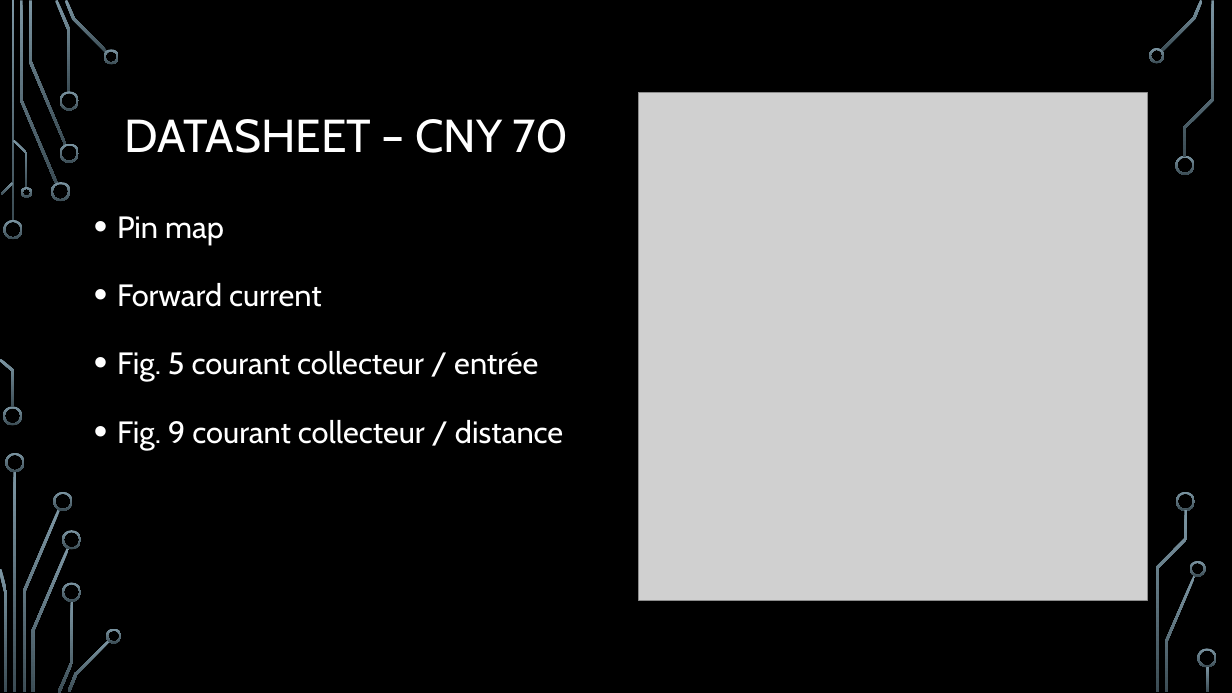
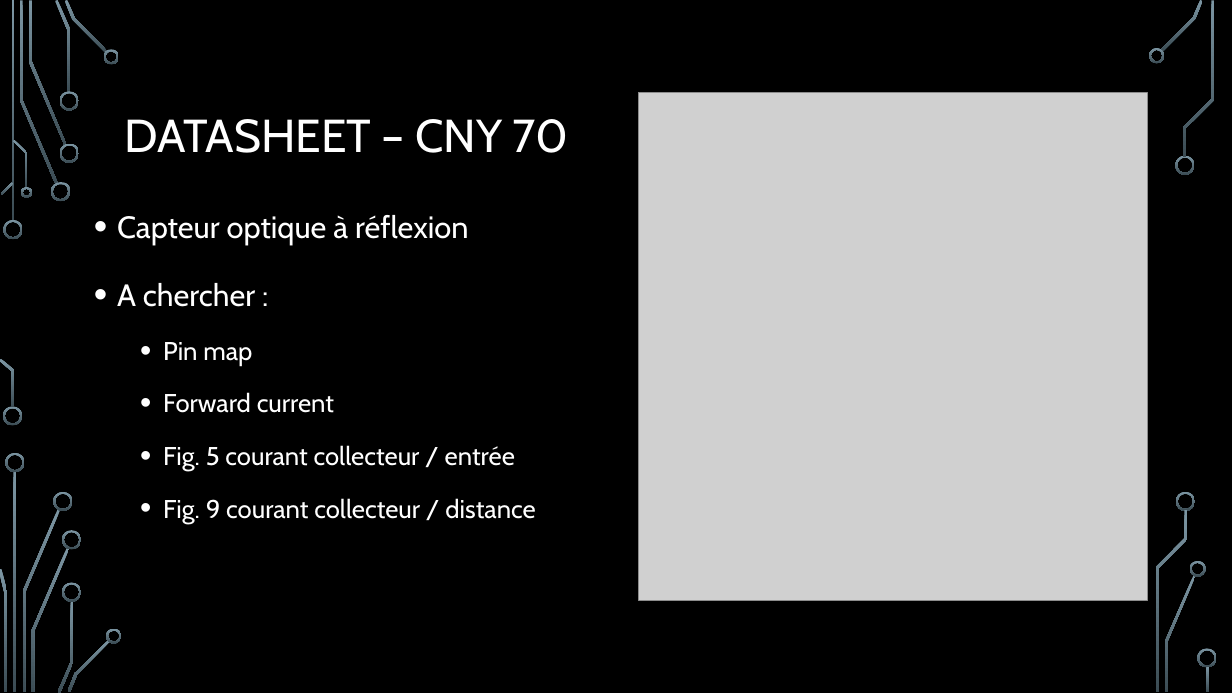
Before and after one commit to robotronik/conferences, a slide deck: slide 8 of Conc_elec/pres/Conception_Elec.pptx (slide 7 before the commit). Drawn at 1232x693 pixels with LibreOffice and Linux fonts; fonts in the diff are those of the drawing; grey boxes stand for pictures; background and template pictures are left out. Boxes give left, top, right and bottom in pixels: in the first picture for what was removed or moved away, otherwise in the second. Text is boxed around its words. In the diff, an @@ line names an element or a change of style, - is before the commit and + after.

```diff
--- a/Conc_elec/pres/Conception_Elec.pptx
+++ b/Conc_elec/pres/Conception_Elec.pptx
@@ text at (117, 215, 468, 307): paragraphs added @@
+• Capteur optique à réflexion
+• A chercher :
@@ text at (163, 342, 535, 523): size 24 to 20 pt in "Pin map", "Forward current", "Fig. 5 courant collecteur / entrée", "Fig. 9 courant collecteur / distance"; list level 1 to 2 in "Pin map"; list level 1 to 2 in "Forward current"; list level 1 to 2 in "Fig. 5 courant collecteur / ..."; list level 1 to 2 in "Fig. 9 courant collecteur / ..." @@
```
Also in this commit, not shown: 19 other slides changed, 9 slides added.
